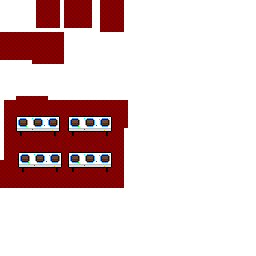
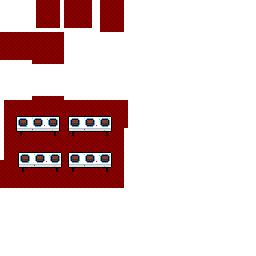
Layers edited between the first and the second 256x256 image:
added layer "Party Table" above "Party" over <box>16,96,64,100</box>
added group "Party" with 12 layers above "Table" over <box>16,96,64,100</box>
added layer "1" in group "Party" over <box>16,96,32,100</box>
added layer "2" in group "Party" over <box>48,96,64,100</box>
renamed "Large Party Room" to "12", moved it into group "Party", painted on it over <box>16,96,64,100</box>
